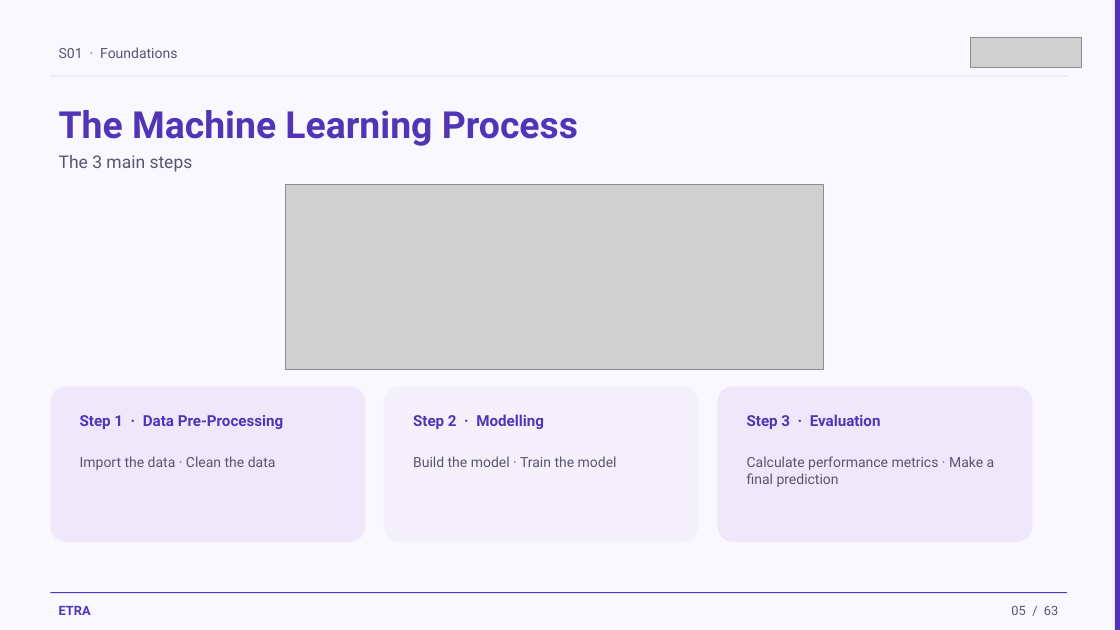
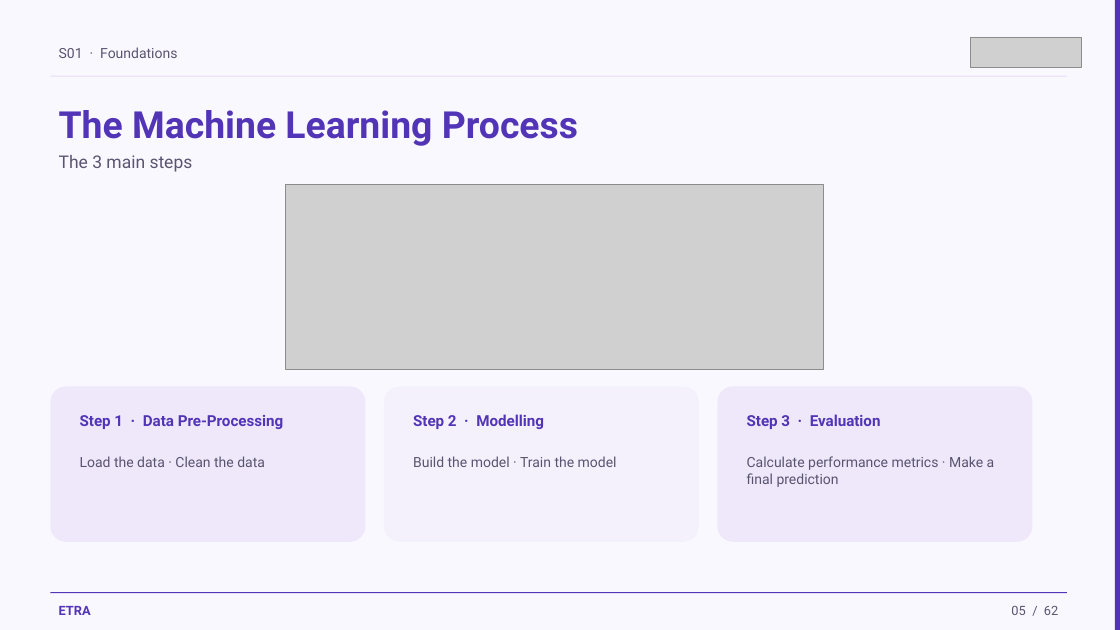
Before and after one commit to iksasa15/AI-ML, a slide deck: slide 5 of web-presentation/pdf-exports/Week1-Session1-Foundations.pptx. Drawn at 1120x630 pixels with LibreOffice and Linux fonts; fonts in the diff are those of the drawing; grey boxes stand for pictures. Boxes give left, top, right and bottom in pixels: in the first picture for what was removed or moved away, otherwise in the second. Text is boxed around its words. In the diff, an @@ line names an element or a change of style, - is before the commit and + after.

Commit message:
feat: update PowerPoint content with improved terminology and additional data preprocessing steps, enhancing educational clarity and resource completeness

```diff
--- a/web-presentation/pdf-exports/Week1-Session1-Foundations.pptx
+++ b/web-presentation/pdf-exports/Week1-Session1-Foundations.pptx
@@ text at <box>80,456,265,467</box>: text changed @@
-Import the data · Clean the data
+Load the data · Clean the data
```
Also in this commit, not shown: 59 other slides changed, 1 slide added, 2 slides removed, 1 other file.
